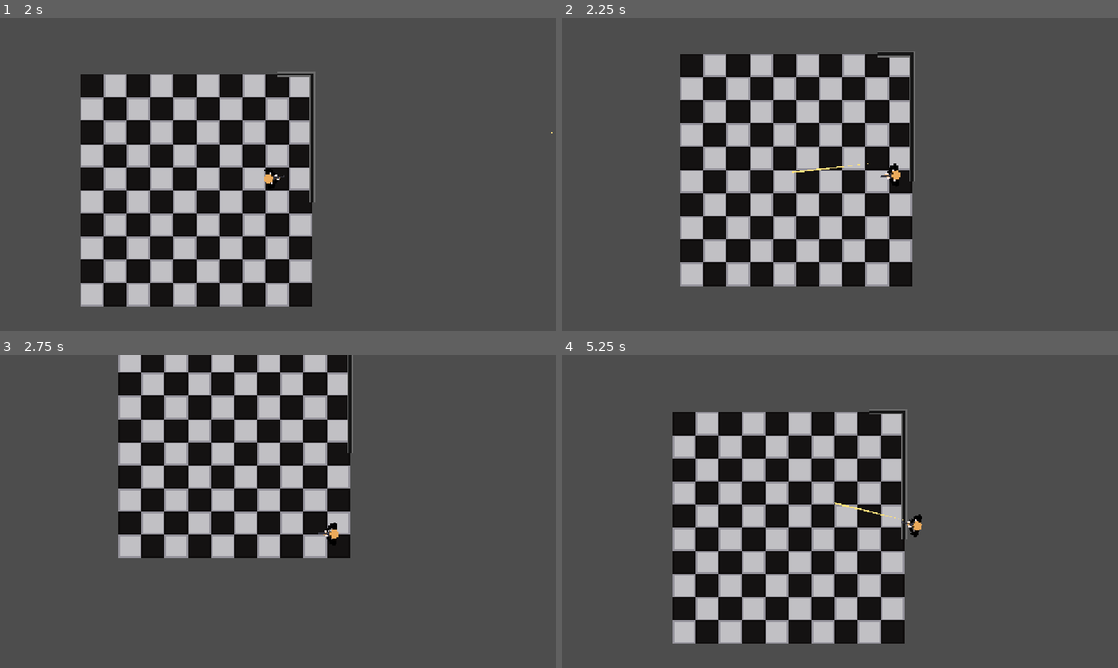
Above: before the commit, frames 1-4 (two rows, left to right).
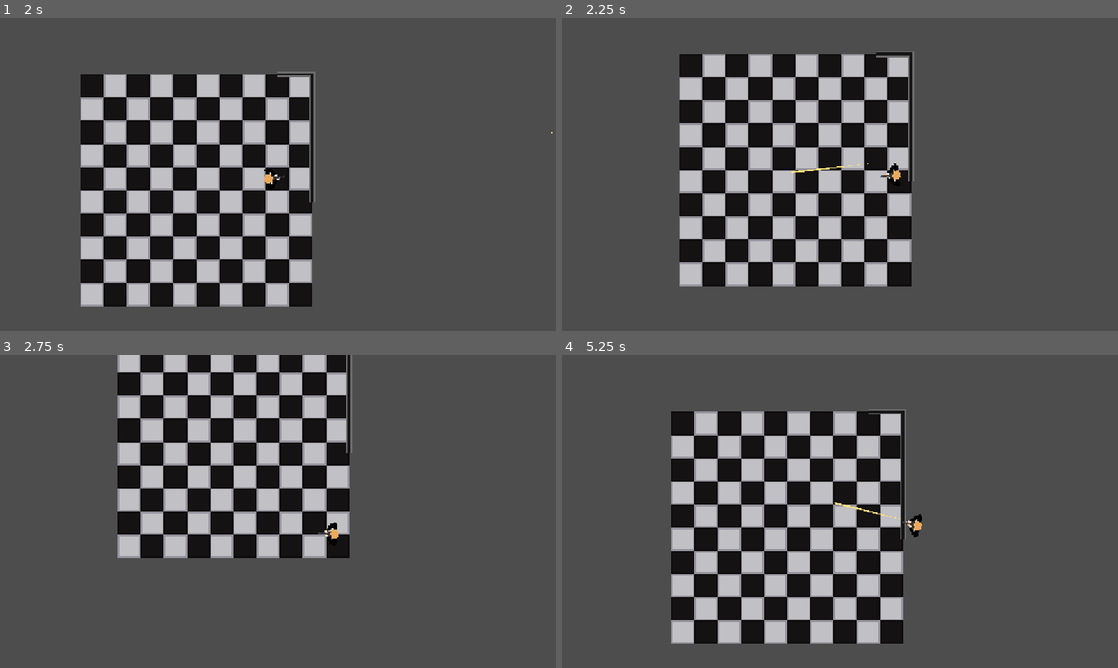
Above: after the commit, the same moments.

Repository: sparkworm/STATE
Game: Godot game, scene res://scenes/game.tscn
The game is run twice, just before and just after one commit, with the same random seed, the same clock (stepped at 60 frames per second) and the same inputs.
Inputs (mouse positions are in pixels of both pictures, inside the frame that each line leads up to):
- Up to frame 1 (2 s): click "Play" at 0.5 s; tap Enter at 1.25 s; move the mouse to (400, 158) at 1.27 s; hold D (move_right) from 1.28 s (still down); click (400, 158) at 1.35 s
- Up to frame 2 (2.25 s): move the mouse to (728, 190) at 2.02 s; release D (move_right) at 2.03 s; hold S (move_down) from 2.03 s (still down); click (728, 190) at 2.1 s
- Up to frame 3 (2.75 s): keep holding S (move_down)
- Up to frame 4 (5.25 s): move the mouse to (895, 442) at 2.77 s; release S (move_down) at 2.78 s; hold D (move_right) 2.78-3.53 s; click (895, 442) at 2.85 s; move the mouse to (812, 574) at 3.52 s; hold W (move_up) 3.53-4.28 s; click (812, 574) at 3.6 s; move the mouse to (1006, 558) at 4.27 s; hold A (move_left) from 4.28 s (still down); click (1006, 558) at 4.35 s; move the mouse to (673, 464) at 5.02 s; click (673, 464) at 5.1 s

Frame 1 is identical in both runs. In frame 2, 3.0% of the frame differs, in the area x 21-64%, y 10-86%; in frame 3, 2.3%; in frame 4, 3.5%, in the area x 19-65%, y 17-93%.

Commit message:
Adjusted move hitbox on Player so that it wasn't lopsided with rotation

Diff:
--- a/scenes/characters/player.tscn
+++ b/scenes/characters/player.tscn
@@ -14,8 +14,7 @@
 body = NodePath("Body")
 
 [node name="MoveCollision" type="CollisionShape2D" parent="." index="0"]
-position = Vector2(1, 0)
-shape = SubResource("CircleShape2D_76oj4")
+shape = SubResource("CircleShape2D_atpat")
 
 [node name="Body" parent="." index="1" instance=ExtResource("2_76oj4")]
 
Not shown: 1 places in scenes/characters/player.tscn that only renumber resources
